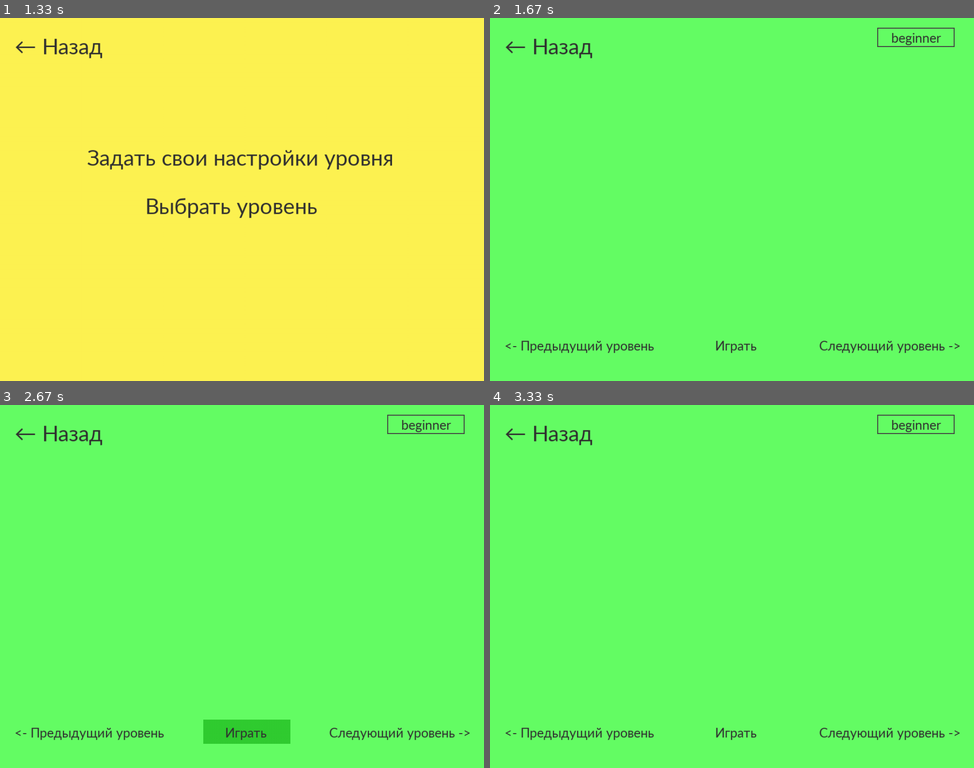
Above: before the commit, frames 1-4 (two rows, left to right).
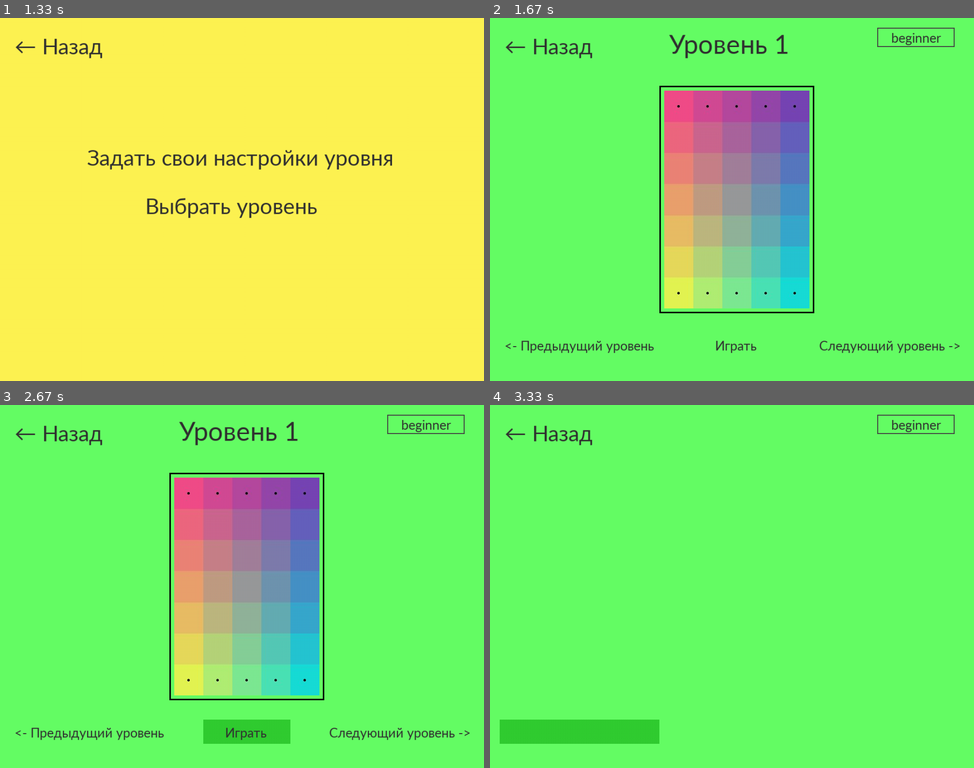
Above: after the commit, the same moments.

Repository: Angelina-ainel/PyGame-Project
Game: pygame game, started from menu.py
The game is run twice, just before and just after one commit, with the same random seed, the same clock (stepped at 60 frames per second) and the same inputs.
Inputs (mouse positions are in pixels of both pictures, inside the frame that each line leads up to):
- Up to frame 1 (1.33 s): press the mouse at (237, 224) at 0.37 s; move the mouse to (227, 163) at 0.47 s; release the mouse at (222, 101) at 0.6 s; press the mouse at (58, 43) at 0.7 s; move the mouse to (67, 174) at 0.8 s; release the mouse at (72, 304) at 0.93 s; click "Выбрать режим игры" at 1.05 s
- Up to frame 2 (1.67 s): click "Выбрать уровень" at 1.38 s
- Up to frame 3 (2.67 s): press the mouse at (58, 430) at 1.7 s; move the mouse to (82, 535) at 1.8 s; release the mouse at (106, 640) at 1.93 s; press the mouse at (232, 590) at 2.03 s; move the mouse to (329, 517) at 2.13 s; release the mouse at (421, 448) at 2.27 s; click (275, 724) at 2.38 s
- Up to frame 4 (3.33 s): press the mouse at (577, 731) at 2.7 s; move the mouse to (635, 677) at 2.8 s; release the mouse at (688, 622) at 2.93 s

Frame 1 is identical in both runs. In frame 2, 19% of the frame differs, in the area x 35-67%, y 4-82%; in frame 3, 19%; in frame 4, 2.6%.

Commit message:
poorly corrected error in level selection and the end of the main work with the selection of the level

Diff:
--- a/menu.py
+++ b/menu.py
@@ -2,6 +2,10 @@
 import pygame
 import time
 import os
+import sqlite3
+
+con = sqlite3.connect('color_schemes2 (1).db')
+cur = con.cursor()
 
 pygame.init()
 pygame.display.set_caption('Цветовые гаммы')
@@ -10,11 +14,25 @@
 
 t_font = pygame.font.SysFont('calibri', 60)
 
+difficulty = {1: 'beginner',
+              2: 'easy',
+              3: 'normal',
+              4: 'hard',
+              5: 'expert'}
+first_levels = ['beginner_1.jpg', 'easy_4.jpg', 'normal_7.jpg', 'hard_10.jpg', 'expert_13.jpg']
+current_levels = ['beginner_1.jpg', 'beginner_2.jpg', 'beginner_3.jpg', 'beginner_16.jpg', 'beginner_17.jpg']
+c = 0
+current_level = current_levels[c]
+#
+
+next_count = 0
+previous_count = 0
+
 current_scene = None
 
 
 def load_image(name, colorkey=None):
-    fullname = os.path.join('test_images', name)
+    fullname = os.path.join('data', name)
     if not os.path.isfile(fullname):
         print(f"Файл с изображением '{fullname}' не найден")
         sys.exit()
@@ -65,7 +83,6 @@
 
 
 class Droplist:
-
     def __init__(self, x, y, w, h, inactive_color, active_color, font, option_list, selected=0):
         self.inactive_color = inactive_color
         self.active_color = active_color
@@ -125,6 +142,18 @@
     sys.exit()
 
 
+def next_counter():  # кнопка "Следующий уровень" нажата
+    global next_count
+    next_count = 1
+    time.sleep(1)
+
+
+def previous_counter():  # кнопка "Предыдущий уровень" нажата
+    global previous_count
+    previous_count = 1
+    time.sleep(1)
+
+
 def menu():
     global t_font
     select_button = Button(470, 65)
@@ -192,17 +221,15 @@
 
 
 def levels():
-    time.sleep(0.1)
-    # image = load_image('test_image1.jpg')
-    # image_rect = image.get_rect()
-    global t_font
+    global cur, next_count, previous_count, current_level, current_levels, c
+
     back = Button(210, 65, (102, 255, 102), (50, 205, 50))
     left = Button(330, 50, (102, 255, 102), (50, 205, 50))
     right = Button(315, 50, (102, 255, 102), (50, 205, 50))
     play = Button(180, 50, (102, 255, 102), (50, 205, 50))
     list1 = Droplist(
         800, 20, 160, 40, (102, 255, 102), (50, 205, 50), pygame.font.SysFont('calibri', 30),
-        ['beginner', 'easy', 'medium', 'hard', 'expert'])
+        ['beginner', 'easy', 'normal', 'hard', 'expert'])
 
     while True:
         event_list = pygame.event.get()
@@ -210,17 +237,73 @@
             if event.type == pygame.QUIT:
                 terminate()
 
-        selected_option = list1.update(event_list)
-        if selected_option >= 0:
-            print(selected_option)
+        selected_option = list1.update(event_list) + 1
+        query = '''SELECT id FROM levels WHERE difficulty = ?'''
+        res = cur.execute(query, (selected_option,)).fetchall()
+        if selected_option > 0:
+            current_levels = []
+            c = 0
+            next_count = 0
+            previous_count = 0
+            dif_str = difficulty[selected_option]
+            for r in res:
+                result = f'{dif_str}_{str(r[0])}.jpg'
+                current_levels.append(result)
+            current_level = current_levels[c]
+
+        if current_level != current_levels[-1]:
+            if next_count > 0:
+                c += 1
+                current_level = current_levels[c]
+                next_count = 0
+        else:
+            c = len(current_levels) - 1
+        if current_level not in first_levels:
+            if previous_count > 0:
+                c -= 1
+                current_level = current_levels[c]
+                previous_count = 0
 
         screen.fill((102, 255, 102))
         list1.draw(screen)
         back.draw(20, 20, '← Назад', select_menu)
-        left.draw(20, 650, '<- Предыдущий уровень', font_size=30)
-        right.draw(670, 650, 'Следующий уровень ->', font_size=30)
+        left.draw(20, 650, '<- Предыдущий уровень', font_size=30, action=previous_counter)
+        right.draw(670, 650, 'Следующий уровень ->', font_size=30, action=next_counter)
+        right_levels = ['beginner_1.jpg', 'beginner_2.jpg', 'beginner_3.jpg']
+        not_right_levels = ['beginner_16.jpg', 'beginner_17.jpg']
+        es_n_levels = ['easy_4.jpg', 'easy_5.jpg', 'easy_6.jpg', 'normal_7.jpg', 'normal_8.jpg', 'normal_9.jpg']
+        h_ex_levels = ['hard_10.jpg', 'hard_11.jpg', 'hard_12.jpg', 'expert_13.jpg', 'expert_14.jpg', 'expert_15.jpg']
+        if current_level in right_levels:
+            s = current_level.split('.')
+            s = s[0][-1]
+            text_surface = t_font.render(f'Уровень {s}', True, (50, 50, 50))
+            screen.blit(text_surface, (370, 20))
+        elif current_level in not_right_levels:
+            s = current_level.split('.')
+            s = s[0][-2:]
+            text_surface = t_font.render(f'Уровень {int(s) - 12}', True, (50, 50, 50))
+            screen.blit(text_surface, (370, 20))
+        elif current_level in es_n_levels:
+            s = current_level.split('.')
+            s = s[0][-1]
+            text_surface = t_font.render(f'Уровень {int(s) + 2}', True, (50, 50, 50))
+            screen.blit(text_surface, (370, 20))
+        else:
+            s = current_level.split('.')
+            s = s[0][-2:]
+            text_surface = t_font.render(f'Уровень {int(s) + 2}', True, (50, 50, 50))
+            screen.blit(text_surface, (370, 20))
         play.draw(420, 650, '     Играть', font_size=30)
-        # pygame.draw.rect(screen, rect=image_rect, )
+        image = load_image(current_level)
+
+        x, y = 350, 140
+        w, h = 320, 470
+        border = 3
+
+        pygame.draw.rect(screen, (0, 0, 0), (x, y, w, h))
+        pygame.draw.rect(screen, (102, 255, 102), (x + border, y + border, w - border * 2, h - border * 2))
+
+        screen.blit(image, (360, 150))
 
         pygame.display.flip()
 
Binary file added: color_schemes2 (1).db
Binary file added: data/beginner_1.jpg
Binary file added: data/beginner_16.jpg
Binary file added: data/beginner_17.jpg
Binary file added: data/beginner_2.jpg
Binary file added: data/beginner_3.jpg
Binary file added: data/easy_4.jpg
Binary file added: data/easy_5.jpg
Binary file added: data/easy_6.jpg
Binary file added: data/expert_13.jpg
Binary file added: data/expert_14.jpg
Binary file added: data/expert_15.jpg
(and 6 more such lines)
